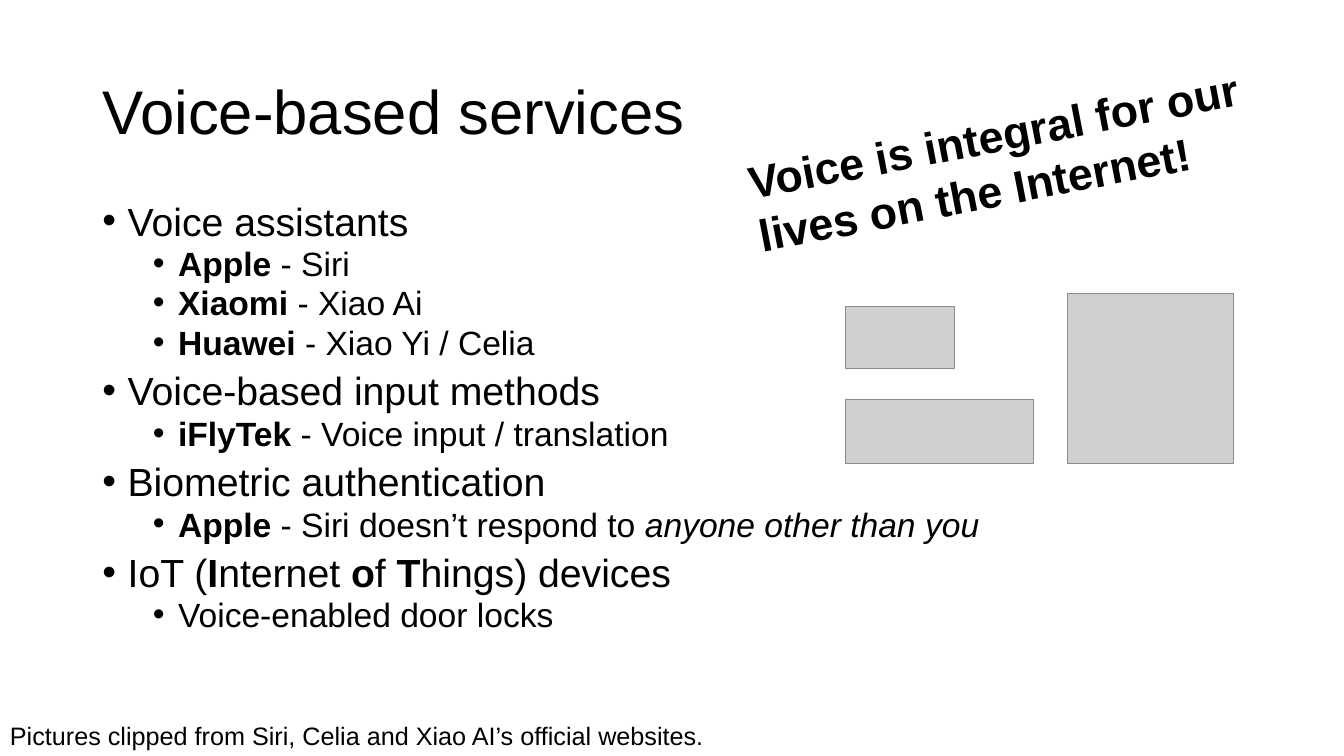
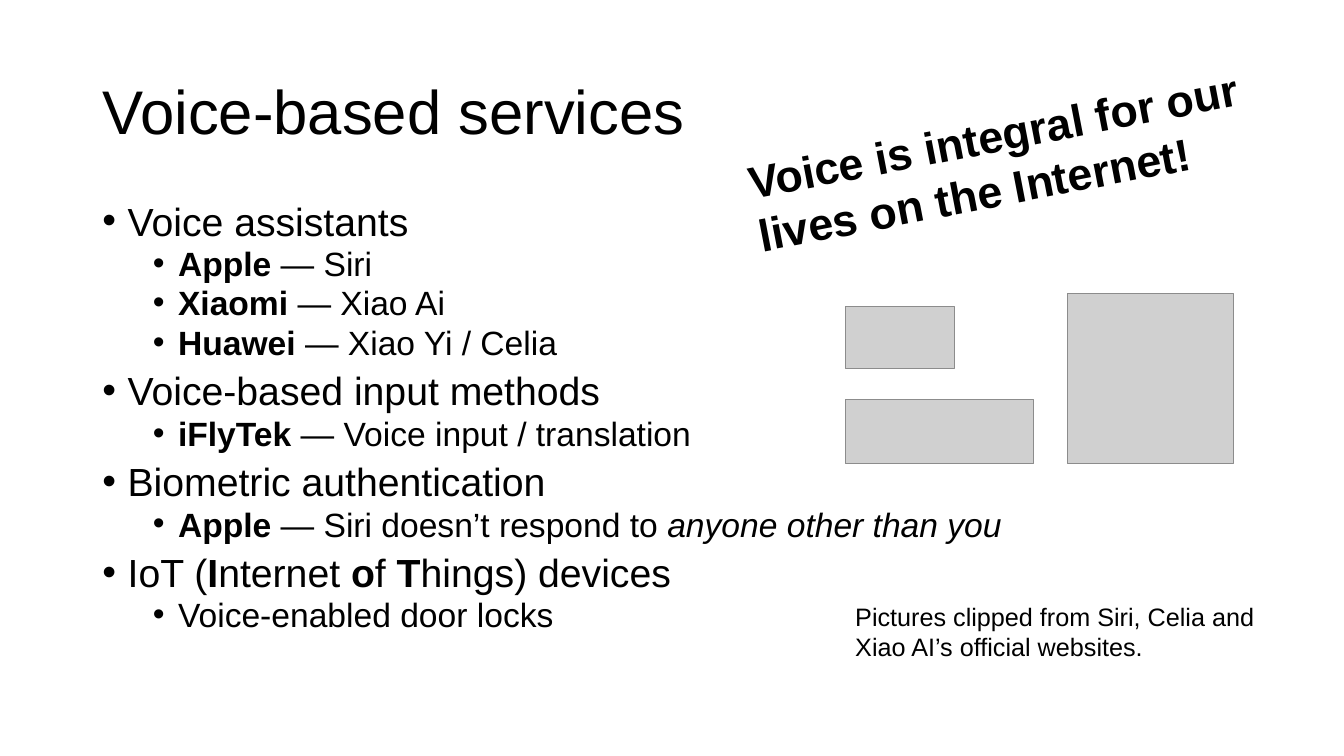
Before and after one commit to aurantiaco-sucus/sgvc_adv_conf, a slide deck: slide 2 of pres.pptx. Drawn at 1344x756 pixels with LibreOffice and Linux fonts; fonts in the diff are those of the drawing; grey boxes stand for pictures. Boxes give left, top, right and bottom in pixels: in the first picture for what was removed or moved away, otherwise in the second. Text is boxed around its words. In the diff, an @@ line names an element or a change of style, - is before the commit and + after.

```diff
--- a/pres.pptx
+++ b/pres.pptx
@@ text at [178, 251, 557, 356]: text changed @@
-  • Apple - Siri
-  • Xiaomi - Xiao Ai
-  • Huawei - Xiao Yi / Celia
+  • Apple — Siri
+  • Xiaomi — Xiao Ai
+  • Huawei — Xiao Yi / Celia
@@ text at [178, 421, 691, 453]: text changed @@
-  • iFlyTek - Voice input / translation
+  • iFlyTek — Voice input / translation
@@ text at [178, 512, 1001, 544]: text changed @@
-  • Apple - Siri doesn’t respond to anyone other than you
+  • Apple — Siri doesn’t respond to anyone other than you
@@ text "Pictures clipped from Siri, Celia ..." rewrapped from [10, 726, 703, 751] to [855, 607, 1254, 657] @@
```
Also in this commit, not shown: 3 other slides changed, 15 slides added.
